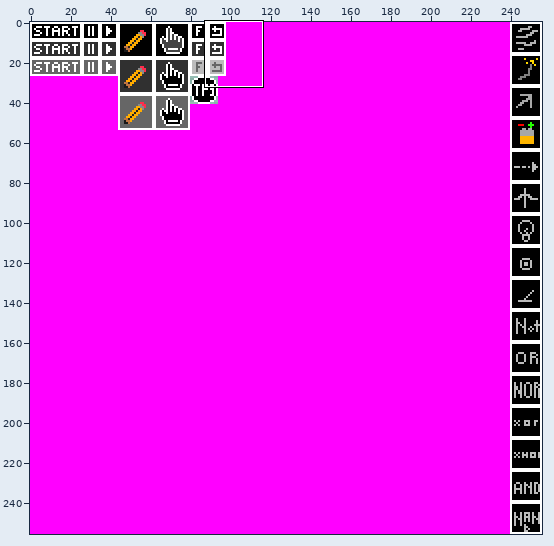
Sprite sheet, stored at CircuitGrid/res/images/gui_texture.png. Above: a wide view before the commit, with the close-up outlined.
Close-up. Before the commit:
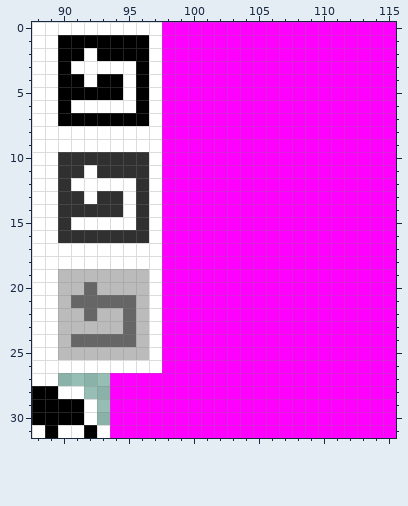
The file is 256x256 pixels. Colours within 5 levels of each other are drawn and written as one. Shown: x 88..115, y 0..31.
And afterwards:
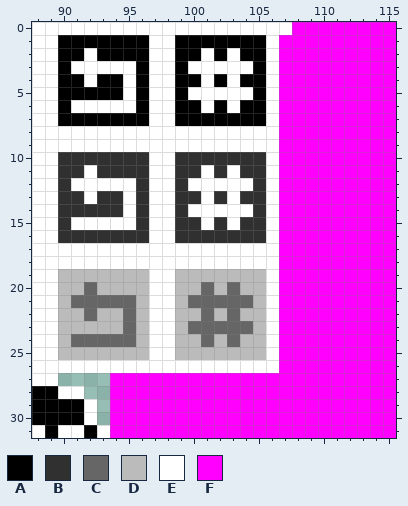
Palette (. is transparent): A #000000  B #303030  C #666666  D #bbbbbb  E #ffffff  F #ff00ff
Changes in this commit:
@@ x 96..109 @@
- 0 EEFFFFFFFFFFFF
- 1 AEFFFFFFFFFFFF
- 2 AEFFFFFFFFFFFF
- 3 AEFFFFFFFFFFFF
- 4 AEFFFFFFFFFFFF
- 5 AEFFFFFFFFFFFF
- 6 AEFFFFFFFFFFFF
- 7 AEFFFFFFFFFFFF
- 8 EEFFFFFFFFFFFF
- 9 EEFFFFFFFFFFFF
-10 BEFFFFFFFFFFFF
-11 BEFFFFFFFFFFFF
-12 BEFFFFFFFFFFFF
-13 BEFFFFFFFFFFFF
-14 BEFFFFFFFFFFFF
-15 BEFFFFFFFFFFFF
-16 BEFFFFFFFFFFFF
-17 EEFFFFFFFFFFFF
-18 EEFFFFFFFFFFFF
-19 DEFFFFFFFFFFFF
-20 DEFFFFFFFFFFFF
-21 DEFFFFFFFFFFFF
-22 DEFFFFFFFFFFFF
-23 DEFFFFFFFFFFFF
-24 DEFFFFFFFFFFFF
-25 DEFFFFFFFFFFFF
-26 EEFFFFFFFFFFFF
+ 0 EEEEEEEEEEEEFF
+ 1 AEEAAAAAAAEFFF
+ 2 AEEAAEAEAAEFFF
+ 3 AEEAEEEEEAEFFF
+ 4 AEEAAEAEAAEFFF
+ 5 AEEAEEEEEAEFFF
+ 6 AEEAAEAEAAEFFF
+ 7 AEEAAAAAAAEFFF
+ 8 EEEEEEEEEEEFFF
+ 9 EEEEEEEEEEEFFF
+10 BEEBBBBBBBEFFF
+11 BEEBBEBEBBEFFF
+12 BEEBEEEEEBEFFF
+13 BEEBBEBEBBEFFF
+14 BEEBEEEEEBEFFF
+15 BEEBBEBEBBEFFF
+16 BEEBBBBBBBEFFF
+17 EEEEEEEEEEEFFF
+18 EEEEEEEEEEEFFF
+19 DEEDDDDDDDEFFF
+20 DEEDDCDCDDEFFF
+21 DEEDCCCCCDEFFF
+22 DEEDDCDCDDEFFF
+23 DEEDCCCCCDEFFF
+24 DEEDDCDCDDEFFF
+25 DEEDDDDDDDEFFF
+26 EEEEEEEEEEEFFF
 27 FFFFFFFFFFFFFF
